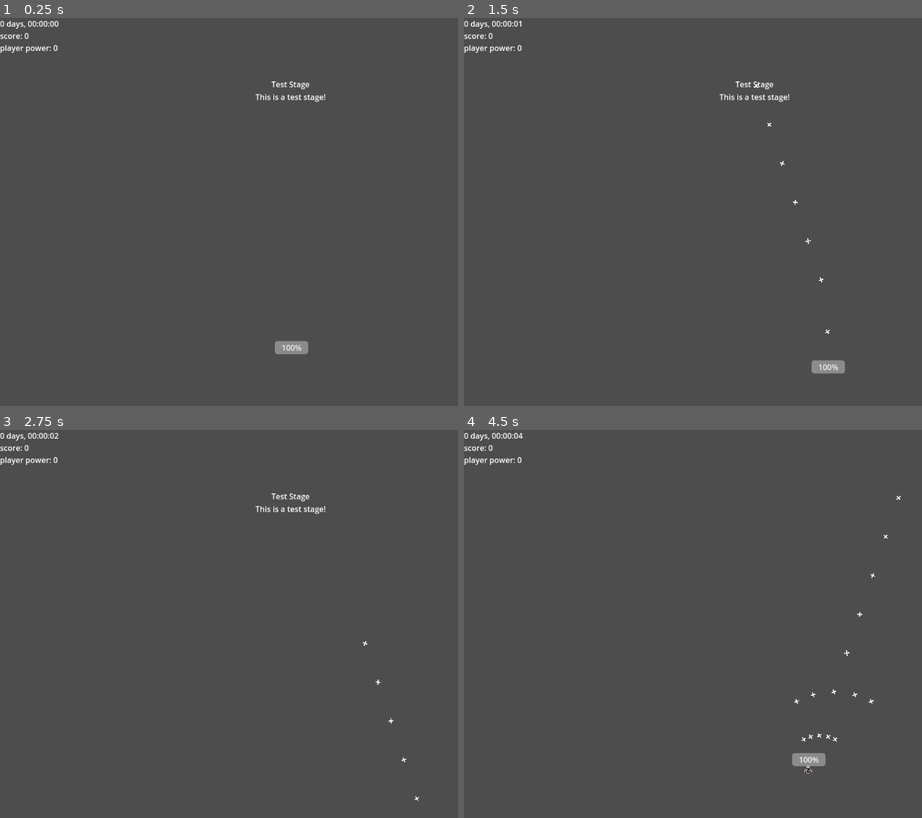
Above: before the commit, frames 1-4 (two rows, left to right).
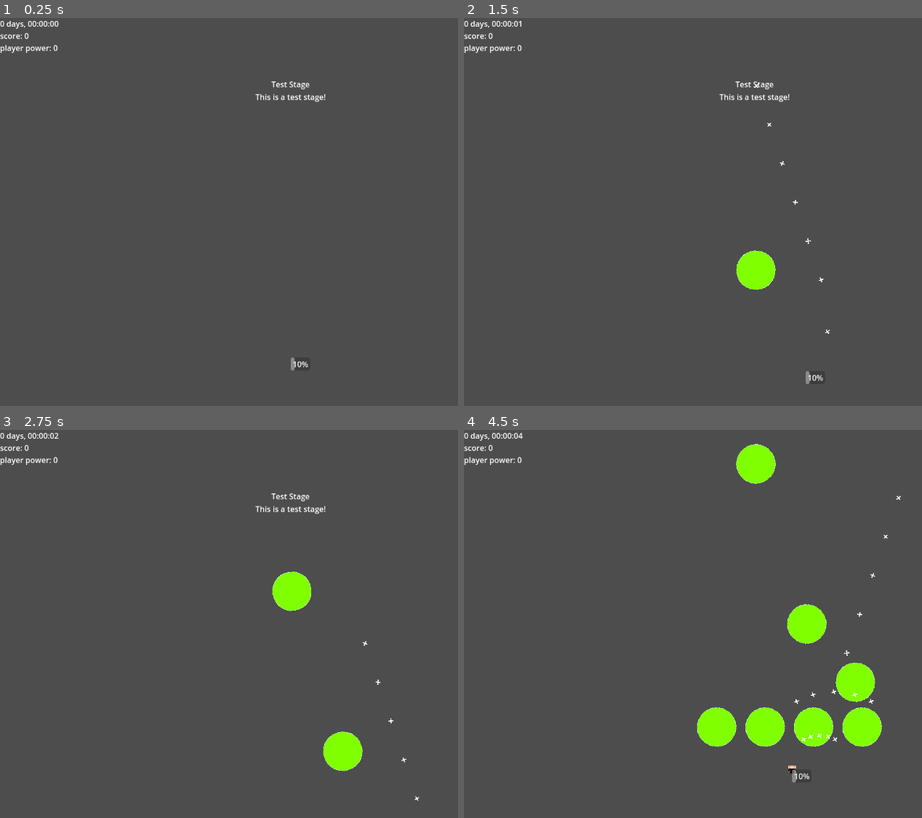
Above: after the commit, the same moments.

Repository: Killer66562/DMK_CS
Game: Godot game, scene res://scenes/Game.tscn
Same seed, same stepped clock (60 frames per second), same inputs: the game is played once before the commit and once after it.
Inputs:
- Up to frame 1 (0.25 s): no input
- Up to frame 2 (1.5 s): tap Enter at 0.5 s; hold Right (move_right) 0.53-1.28 s; hold X (shoot_bullet) 0.53-1.28 s; hold Down (move_down) from 1.28 s (still down); tap X (shoot_bullet) at 1.35 s
- Up to frame 3 (2.75 s): release Down (move_down) at 2.03 s; hold Right (move_right) from 2.03 s (still down); hold X (shoot_bullet) from 2.03 s (still down)
- Up to frame 4 (4.5 s): release Right (move_right) at 2.78 s; release X (shoot_bullet) at 2.78 s; hold Up (move_up) 2.78-3.53 s; tap X (shoot_bullet) at 2.85, 4.35 s; hold X (shoot_bullet) 3.53-4.28 s; hold Left (move_left) from 3.53 s (still down); tap Z (use_skill) at 4.15 s

The runs differ from the first frame. In frame 1, 0.3% of the frame differs, in the area x 60-68%, y 83-91%; in frame 2, 1.0%; in frame 3, 1.4%; in frame 4, 5.2%, in the area x 50-92%, y 3-91%.

Commit message:
New character

Diff:
--- a/scenes/Game.tscn
+++ b/scenes/Game.tscn
@@ -1,8 +1,9 @@
-[gd_scene load_steps=4 format=3 uid="uid://taay25h8ei25"]
+[gd_scene load_steps=5 format=3 uid="uid://taay25h8ei25"]
 
 [ext_resource type="Script" path="res://scripts/game.gd" id="1"]
 [ext_resource type="PackedScene" path="res://scenes/stages/stage1/Stage1.tscn" id="2"]
 [ext_resource type="PackedScene" uid="uid://do2da534503sw" path="res://scenes/players/MalePlayer.tscn" id="3"]
+[ext_resource type="PackedScene" uid="uid://cnalgrxgt226k" path="res://scenes/players/HUH.tscn" id="3_m82h3"]
 
 [node name="Game" type="Node2D"]
 script = ExtResource("1")
@@ -38,7 +39,11 @@
 offset_right = 100.0
 offset_bottom = 64.0
 
+[node name="HUH" parent="." instance=ExtResource("3_m82h3")]
+position = Vector2(600, 700)
+
 [node name="MalePlayer" parent="." instance=ExtResource("3")]
+visible = false
 position = Vector2(600, 700)
 power = 0
 
--- /dev/null
+++ b/scenes/bullets/big_green_bullet.tscn
@@ -0,0 +1,15 @@
+[gd_scene load_steps=4 format=3 uid="uid://na4tac37xl8f"]
+
+[ext_resource type="PackedScene" uid="uid://cvo413h0tl0a" path="res://scenes/Bullet.tscn" id="1_5m5g4"]
+[ext_resource type="Texture2D" uid="uid://bovsedqljp04i" path="res://assets/big_green_bullet.png" id="2_vn4qf"]
+
+[sub_resource type="CircleShape2D" id="CircleShape2D_7xh1u"]
+radius = 40.0
+
+[node name="BigGreenBullet" instance=ExtResource("1_5m5g4")]
+
+[node name="Sprite2D" parent="." index="0"]
+texture = ExtResource("2_vn4qf")
+
+[node name="CollisionShape2D" parent="." index="1"]
+shape = SubResource("CircleShape2D_7xh1u")
--- /dev/null
+++ b/scenes/players/HUH.tscn
@@ -0,0 +1,55 @@
+[gd_scene load_steps=6 format=3 uid="uid://cnalgrxgt226k"]
+
+[ext_resource type="PackedScene" path="res://scenes/Player.tscn" id="1_wfrop"]
+[ext_resource type="Script" path="res://scripts/huh.gd" id="2_bb1bl"]
+[ext_resource type="PackedScene" uid="uid://na4tac37xl8f" path="res://scenes/bullets/big_green_bullet.tscn" id="3_jquk7"]
+[ext_resource type="Texture2D" uid="uid://covwc51mjurh0" path="res://assets/huh.png" id="4_vlmni"]
+
+[sub_resource type="SpriteFrames" id="SpriteFrames_0nbs0"]
+animations = [{
+"frames": [{
+"duration": 1.0,
+"texture": ExtResource("4_vlmni")
+}],
+"loop": true,
+"name": &"default",
+"speed": 5.0
+}, {
+"frames": [{
+"duration": 1.0,
+"texture": ExtResource("4_vlmni")
+}, {
+"duration": 1.0,
+"texture": null
+}],
+"loop": true,
+"name": &"invincible",
+"speed": 5.0
+}]
+
+[node name="HUH" instance=ExtResource("1_wfrop")]
+script = ExtResource("2_bb1bl")
+BulletType = ExtResource("3_jquk7")
+power = 0
+max_power = 10
+invinsible_sec = 3.0
+bullet_speed = 150
+bullet_velocity = Vector2(0, 0)
+speed = 140.0
+max_health = 10
+shoot_cooldown = 1.0
+
+[node name="AnimatedSprite2D" parent="." index="1"]
+sprite_frames = SubResource("SpriteFrames_0nbs0")
+animation = &"invincible"
+
+[node name="SkillCooldownTimer" parent="." index="5"]
+wait_time = 5.0
+
+[node name="Health" type="ProgressBar" parent="." index="8"]
+offset_right = 40.0
+offset_bottom = 27.0
+
+[connection signal="use_skill" from="." to="." method="_on_use_skill"]
+[connection signal="timeout" from="ShootTimer" to="." method="_on_shoot_timer_timeout"]
+[connection signal="timeout" from="SkillCooldownTimer" to="." method="_on_skill_cooldown_timer_timeout"]
--- /dev/null
+++ b/scripts/huh.gd
@@ -0,0 +1,129 @@
+class_name HUH
+extends Player
+
+
+signal add_score(score)
+signal remove_score(score)
+signal power_update(power)
+
+
+func _init() -> void:
+	health = 10
+	position = Vector2(600, 700)
+
+
+func _ready() -> void:
+	is_invincible = true
+	$ShootTimer.wait_time = shoot_cooldown
+	$ShootTimer.start()
+	$InvincibleTimer.start()
+	$AnimatedSprite2D.play()
+	$Health.value = health
+
+
+func _skill_shoot_bullet() -> void:
+	for i in range(-2, 3):
+		var bullet: Bullet = BulletType.instantiate()
+		bullet.add_to_group("player_bullet")
+		bullet.position = position + Vector2(100 * i, -40)
+		bullet.speed = bullet_speed + 10 * power
+		bullet.velocity = Vector2(0, -1).normalized()
+		bullet.rotate_velocity = PI / 2
+		bullet.rotate_acceleration = PI / 6
+		bullet.damage = 5 + power
+		bullet.passthrough = true
+		bullet.add_to_group("player_bullet")
+		get_tree().root.add_child(bullet)
+
+
+func _shoot_bullet() -> void:
+	var bullet: Bullet = BulletType.instantiate()
+	bullet.add_to_group("player_bullet")
+	bullet.position = position + Vector2(0, -40)
+	bullet.speed = bullet_speed + 10 * power
+	bullet.velocity = Vector2(0, -1).normalized()
+	bullet.rotate_velocity = PI / 2
+	bullet.rotate_acceleration = PI / 6
+	bullet.damage = 5 + power
+	bullet.passthrough = true
+	bullet.add_to_group("player_bullet")
+	get_tree().root.add_child(bullet)
+
+
+func _process(delta: float) -> void:
+	var velocity_next = Vector2(0, 0)
+	var current_speed = speed
+
+	if Input.is_action_pressed("move_right"):
+		velocity_next.x += 1
+	if Input.is_action_pressed("move_left"):
+		velocity_next.x -= 1
+	if Input.is_action_pressed("move_down"):
+		velocity_next.y += 1
+	if Input.is_action_pressed("move_up"):
+		velocity_next.y -= 1
+	if Input.is_action_pressed("slow_down"):
+		current_speed *= 0.5
+
+	velocity_next = velocity_next.normalized()
+
+	position += velocity_next * current_speed * delta
+	emit_signal("position_update")
+
+	if Input.is_action_pressed("shoot_bullet") and can_shoot:
+		can_shoot = false
+		$ShootTimer.start()
+		_shoot_bullet()
+
+	if Input.is_action_pressed("use_skill") and can_use_skill:
+		emit_signal("use_skill")
+
+
+func _be_invincible():
+	is_invincible = true
+	$AnimatedSprite2D.animation = "invincible"
+	$InvincibleTimer.start()
+
+
+func _on_CollisionArea_area_entered(area):
+	if area.is_in_group("mob_bullet") and not is_invincible:
+		_be_invincible()
+		health -= area.damage
+		$Health.value = health
+		$AudioStreamPlayer.play()
+	if area.is_in_group("mob_area") and not is_invincible:
+		_be_invincible()
+		health -= 1
+		$Health.value = health
+		remove_score.emit(2000)
+		$AudioStreamPlayer.play()
+	if health <= 0:
+		emit_signal("die")
+		queue_free()
+		return
+	if area.is_in_group("item"):
+		if area.is_in_group("power"):
+			var new_power = power + area.power
+			if new_power >= max_power:
+				new_power = max_power
+			power = new_power
+			emit_signal("power_update", power)
+		if area.is_in_group("health"):
+			health = health + area.health
+			$Health.value = health
+		if area.is_in_group("score"):
+			emit_signal("add_score", area.score)
+
+
+func _on_use_skill() -> void:
+	can_use_skill = false
+	_skill_shoot_bullet()
+	$SkillCooldownTimer.start()
+
+
+func _on_skill_cooldown_timer_timeout() -> void:
+	can_use_skill = true
+
+
+func _on_shoot_timer_timeout() -> void:
+	can_shoot = true
Binary file added: assets/big_green_bullet.png
Not shown, added: assets/big_green_bullet.png.import
Binary file added: assets/huh.png
Not shown, added: assets/huh.png.import
